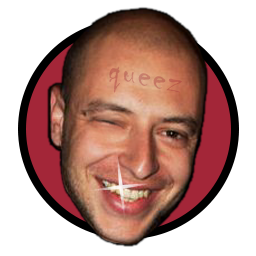
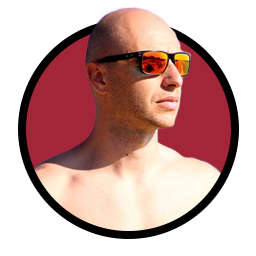
Before/after of a 256 × 256 layered artwork. What changed in the layer stack:
hid "queez" over [left=109, top=66, right=182, bottom=93]
hid "Layer 0 copy 2" over [left=48, top=8, right=207, bottom=246]
added layer "Layer 1 copy" above "Layer 1" over [left=63, top=6, right=192, bottom=152]
added layer "Layer 1" above "Ellipse 1" over [left=34, top=152, right=221, bottom=247]
